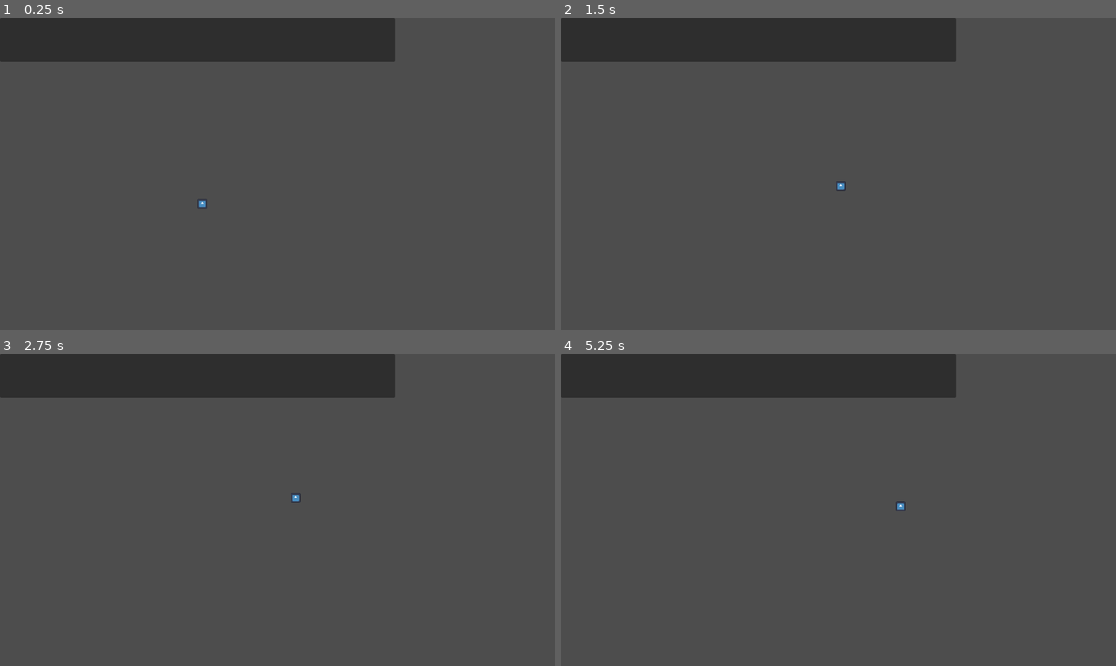
Above: before the commit, frames 1-4 (two rows, left to right).
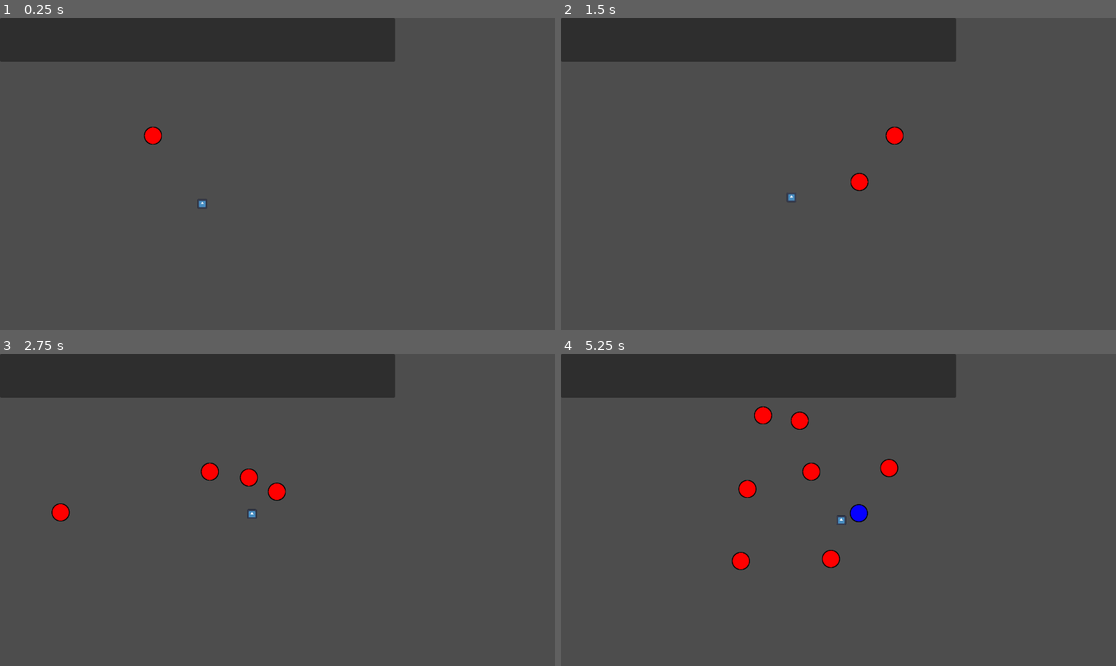
Above: after the commit, the same moments.

Repository: HalfdanBrage/nordicGame
Game: Godot game, scene res://Levels/test-level-0.tscn
Same seed, same stepped clock (60 frames per second), same inputs: the game is played once before the commit and once after it. The engine's default icon, where the game draws it, is replaced by a stand-in: a white triangle on a blue panel in a dark square.
Inputs (mouse positions are in pixels of both pictures, inside the frame that each line leads up to):
- Up to frame 1 (0.25 s): no input
- Up to frame 2 (1.5 s): move the mouse to (960, 158) at 0.52 s; tap Space (shoot) at 0.6 s; tap X (swap) at 0.8, 1.35 s; move the mouse to (727, 189) at 1.27 s
- Up to frame 3 (2.75 s): tap Space (shoot) at 1.55, 2.1 s; move the mouse to (333, 441) at 2.02 s; tap X (swap) at 2.3 s
- Up to frame 4 (5.25 s): move the mouse to (810, 572) at 2.77 s; tap X (swap) at 2.85, 3.8, 4.35 s; tap Space (shoot) at 3.05, 3.6, 4.55, 5.1 s; move the mouse to (1005, 556) at 3.52 s; move the mouse to (672, 463) at 4.27 s; move the mouse to (866, 510) at 5.02 s

The runs differ from the first frame. In frame 1, 0.2% of the frame differs, in the area x 25-30%, y 34-41%; in frame 2, 0.4%; in frame 3, 0.7%; in frame 4, 1.3%, in the area x 30-63%, y 16-70%.

Commit message:
refactored active bullet system

Diff:
--- a/Entities/Bullet/bullet.gd
+++ b/Entities/Bullet/bullet.gd
@@ -5,9 +5,6 @@
 const SPEED = 5
 
 var dir: Vector2 = Vector2.RIGHT
-
-func _ready():
-	Levelmanager.add_bullet(self)
 
 # Called every frame. 'delta' is the elapsed time since the previous frame.
 func _physics_process(delta):
@@ -18,7 +15,11 @@
 	if collision != null:
 		dir = get_vector_reflection(velocity, collision.get_normal()).normalized()
 
+func deactivate():
+	$AnimatedSprite2D.play("inactive")
 
+func activate():
+	$AnimatedSprite2D.play("active")
 
 func get_vector_reflection(vector: Vector2, normal: Vector2) -> Vector2:
 	return vector - 2 * vector.dot(normal) * normal
--- a/Entities/Bullet/bullet.tscn
+++ b/Entities/Bullet/bullet.tscn
@@ -1,16 +1,25 @@
-[gd_scene load_steps=6 format=3 uid="uid://chg348md75ben"]
+[gd_scene load_steps=7 format=3 uid="uid://chg348md75ben"]
 
-[ext_resource type="Texture2D" uid="uid://bnfcc2ttwo4yc" path="res://icon.svg" id="1_kil4k"]
 [ext_resource type="Script" path="res://Entities/Bullet/bullet.gd" id="1_sgqyk"]
+[ext_resource type="Texture2D" uid="uid://c01bf6ta4sxhg" path="res://inactive.png" id="2_j785w"]
+[ext_resource type="Texture2D" uid="uid://etuynmey2wwf" path="res://active.png" id="3_vguso"]
 
 [sub_resource type="SpriteFrames" id="SpriteFrames_ajlkv"]
 animations = [{
 "frames": [{
 "duration": 1.0,
-"texture": ExtResource("1_kil4k")
+"texture": ExtResource("2_j785w")
 }],
 "loop": true,
-"name": &"default",
+"name": &"active",
+"speed": 5.0
+}, {
+"frames": [{
+"duration": 1.0,
+"texture": ExtResource("3_vguso")
+}],
+"loop": true,
+"name": &"inactive",
 "speed": 5.0
 }]
 
@@ -26,10 +35,11 @@
 script = ExtResource("1_sgqyk")
 
 [node name="AnimatedSprite2D" type="AnimatedSprite2D" parent="."]
-visible = false
 position = Vector2(-1, 0)
 scale = Vector2(0.6, 0.6)
 sprite_frames = SubResource("SpriteFrames_ajlkv")
+animation = &"inactive"
+autoplay = "inactive"
 
 [node name="CollisionShape2D" type="CollisionShape2D" parent="."]
 scale = Vector2(0.6, 0.6)
--- a/Entities/Player/player.gd
+++ b/Entities/Player/player.gd
@@ -2,29 +2,28 @@
 
 class_name Player
 
-const BULLET_PATH = "res://Entities/Bullet/bullet.tscn"
-var bullet = preload(BULLET_PATH)
+const BULLET_RES = preload("res://Entities/Bullet/bullet.tscn")
 
+var bullet = null
 
 var is_controller = false
 
 func _ready():
 	Levelmanager.set_player(self)
-	Levelmanager.add_exception_body(self)
 
 func _physics_process(delta):
 	pass
 
 func _input(event):
 	if Input.is_action_just_pressed("swap"):
-		swap_positions(self, Levelmanager.get_newest_bullet())
+		swap()
 
 	if Input.is_action_just_pressed("shoot"):
 		shoot()
-
+	# TODO: refine joypad aiming later
 	if event is InputEventJoypadButton:
 		is_controller = true
-	else:
+	elif event is InputEventMouse:
 		is_controller = false
 
 func get_aim_angle():
@@ -36,16 +35,31 @@
 	else:
 		return global_position.direction_to(get_global_mouse_position())
 
+func swap():
+	if bullet != null:
+		swap_positions(self, bullet)
+		disable_bullet()
+
 func swap_positions(node_1: Node2D, node_2: Node2D):
-	var tmp = Vector2(node_1.position)
-	node_1.position = node_2.position
-	node_2.position = tmp
+	var tmp = Vector2(node_1.global_position)
+	node_1.global_position = node_2.global_position
+	node_2.global_position = tmp
 
 func shoot():
-	var new_bullet = bullet.instantiate()
-	new_bullet.dir = get_aim_angle()
-	new_bullet.position = position
-	get_parent().add_child(new_bullet)
+	var aim_dir = get_aim_angle()
+	if aim_dir:
+		disable_bullet()
+		var new_bullet = BULLET_RES.instantiate()
+		new_bullet.dir = aim_dir
+		new_bullet.position = position
+		bullet = new_bullet
+		get_parent().add_child(new_bullet)
+		new_bullet.activate()
+
+func disable_bullet():
+	if not bullet == null:
+		bullet.deactivate()
+		bullet = null
 
 func damage():
 	print("OWWW")
--- a/singletons/levelmanager.gd
+++ b/singletons/levelmanager.gd
@@ -1,23 +1,8 @@
 extends Node
 
-
-var _bullet: Bullet = null
 var _player: Player = null
-
 
 func set_player(player: Player):
 	_player = player
 func get_player() -> Player:
 	return _player
-func kill_player():
-	_player.queue_free()
-	_player = null
-
-func add_bullet(bullet: Bullet):
-	_bullet = bullet
-func get_newest_bullet() -> Bullet:
-	return _bullet
-
-func add_exception_body(node: Node2D):
-	if _bullet != null:
-		_bullet.add_collision_exception_with(node)
